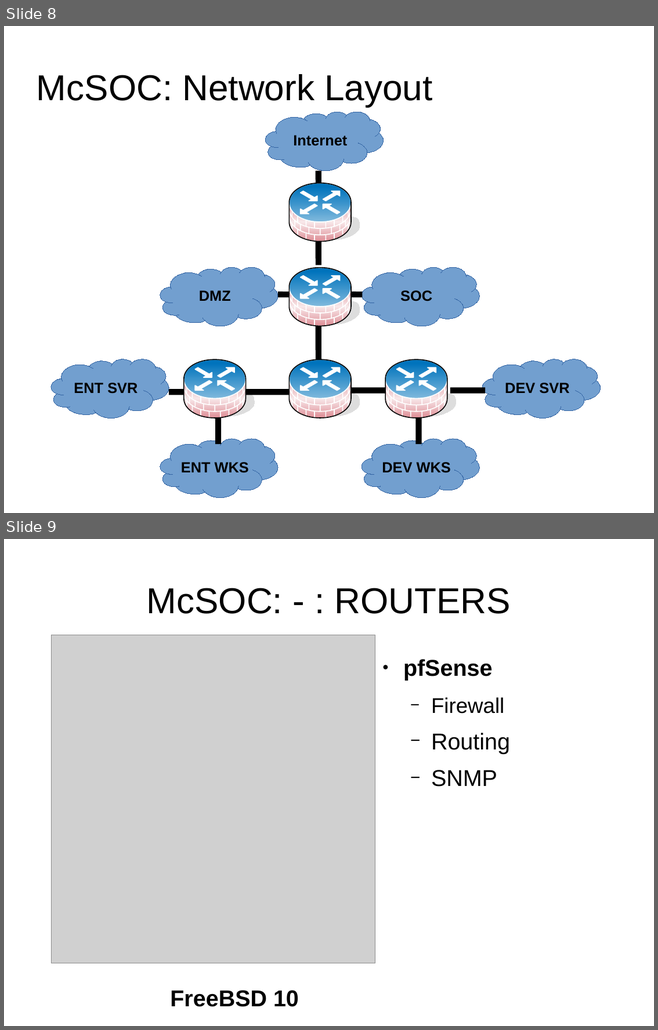
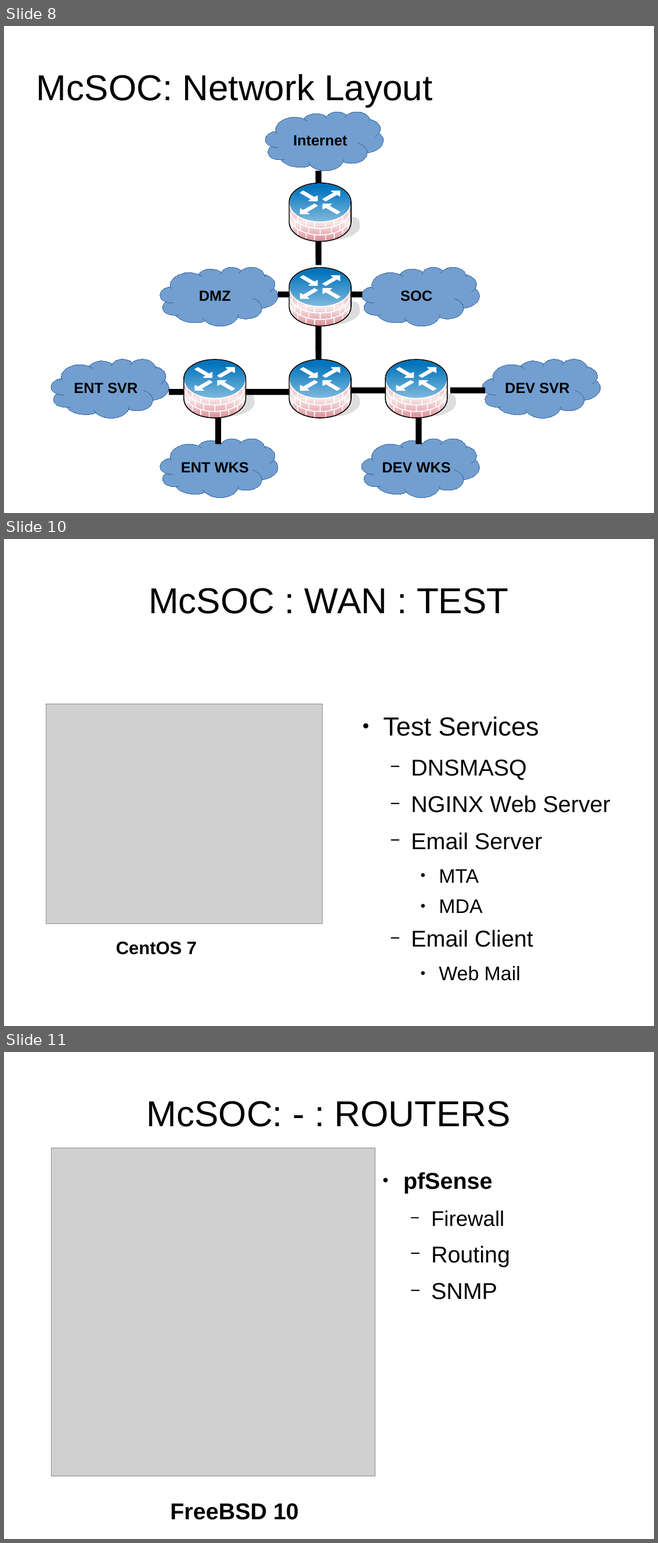
Before and after one commit to cyberxml/mcsoc, a slide deck: docs/McSOC Presentation.odp. Shown one above the other, each under a label of ours: slides 8 and 9 before the commit, slides 8, 10 and 11 after it; the slides between them are not shown. The pictures are 658x1030 and 658x1543 pixels, drawn with LibreOffice and Linux fonts; fonts in the diff are those of the drawing; grey boxes stand for pictures. Boxes give left, top, right and bottom in pixels: in the first picture for what was removed or moved away, otherwise in the second. Text is boxed around its words. In the diff, an @@ line names an element or a change of style, - is before the commit and + after.

```diff
--- a/docs/McSOC Presentation.odp
+++ b/docs/McSOC Presentation.odp
@@ slide 10 added at <box>4,539,654,1026</box>, background #FFFFFF @@
@@ title added at <box>148,588,508,614</box>, 44 pt, text #000000 @@
+McSOC : WAN : TEST
@@ picture added at <box>46,704,322,924</box> @@
@@ text added at <box>383,716,610,981</box>, 28 pt, text #000000 @@
+● Test Services
+  − DNSMASQ
+  − NGINX Web Server
+  − Email Server
+    ● MTA
+    ● MDA
+  − Email Client
+    ● Web Mail
@@ text added at <box>116,942,197,955</box>, 22 pt, text #000000, bold @@
+CentOS 7
@@ what was slide 9 is now slide 11 @@
```
Also in this commit, not shown: 3 slides changed, 3 other slides added, 2 other files.
